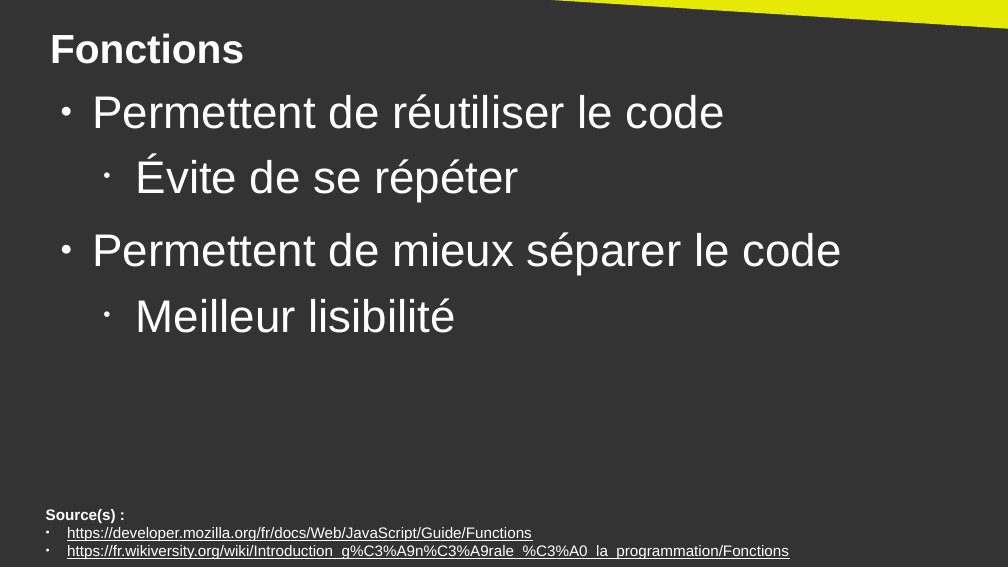
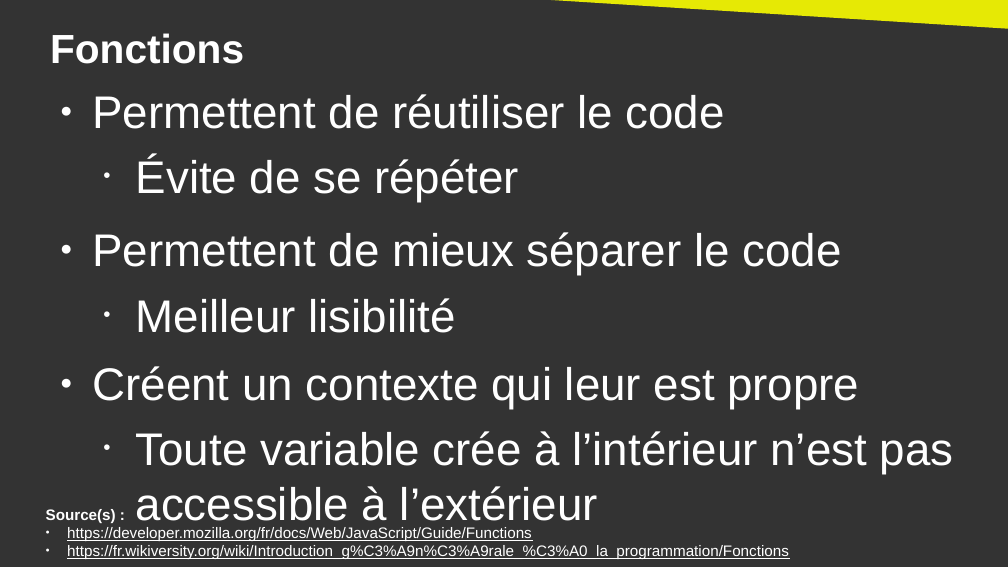
Before and after one commit to DanYellow/cours, a slide deck: slide 19 of integration-web-s2/travaux-pratiques/numero-5/presentation.odp. Drawn at 1008x567 pixels with LibreOffice and Linux fonts; fonts in the diff are those of the drawing. Boxes give left, top, right and bottom in pixels: in the first picture for what was removed or moved away, otherwise in the second. Text is boxed around its words. In the diff, an @@ line names an element or a change of style, - is before the commit and + after.

```diff
--- a/integration-web-s2/travaux-pratiques/numero-5/presentation.odp
+++ b/integration-web-s2/travaux-pratiques/numero-5/presentation.odp
@@ text at (93, 366, 954, 529): paragraphs added @@
+● Créent un contexte qui leur est propre
+  • Toute variable crée à l’intérieur n’est pas accessible à l’extérieur
```
Also in this commit, not shown: 6 other slides changed, 2 other files.
